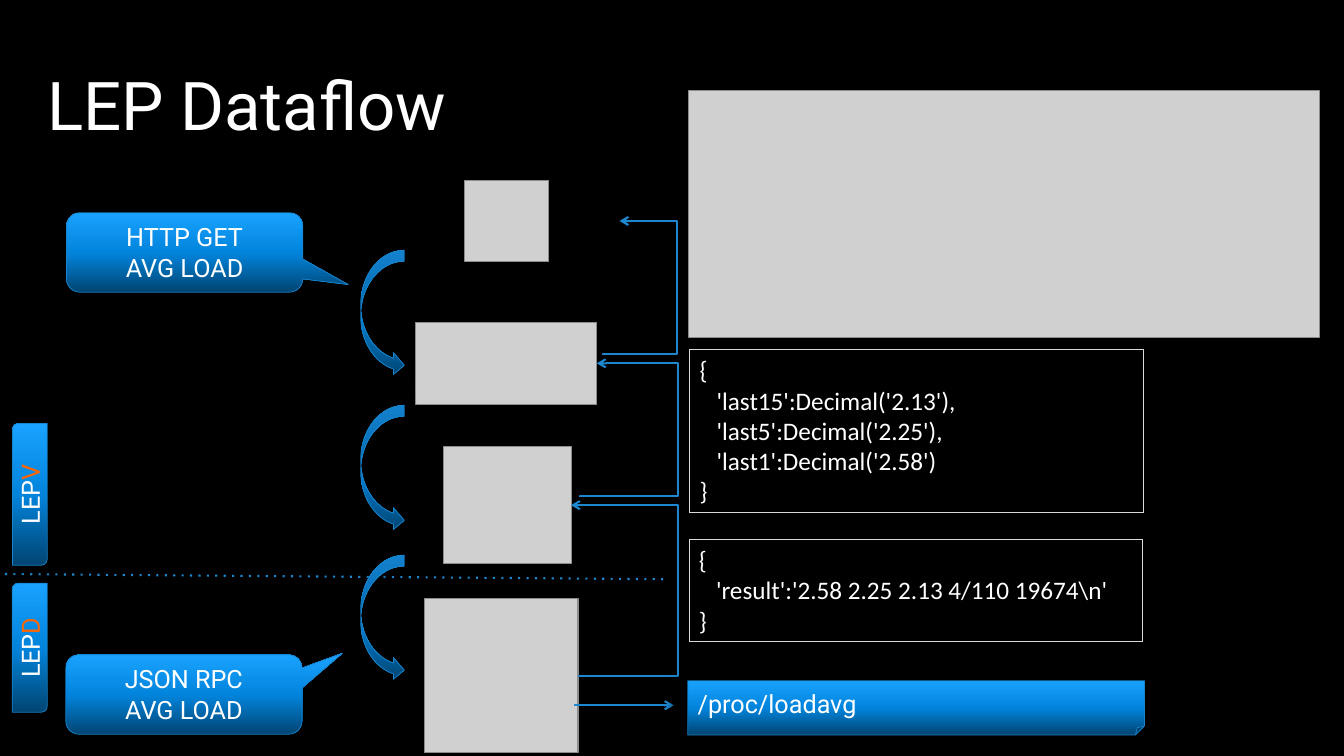
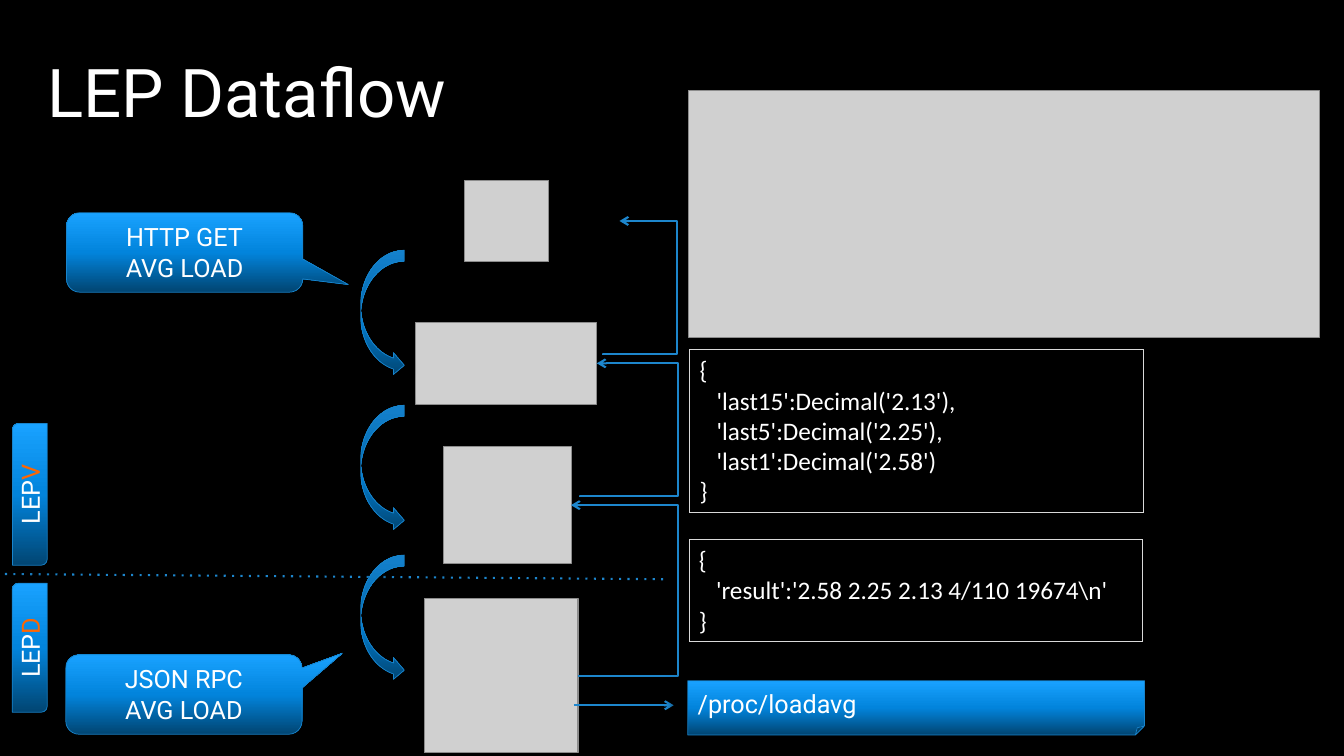
Before and after one commit to linuxep/linuxep, a slide deck: slide 11 of media/LEP-introduction.pptx. Drawn at 1344x756 pixels with LibreOffice and Linux fonts; fonts in the diff are those of the drawing; grey boxes stand for pictures; background and template pictures are left out. Boxes give left, top, right and bottom in pixels: in the first picture for what was removed or moved away, otherwise in the second. Text is boxed around its words. In the diff, an @@ line names an element or a change of style, - is before the commit and + after.

```diff
--- a/media/LEP-introduction.pptx
+++ b/media/LEP-introduction.pptx
@@ title "LEP Dataflow": place and size @@
-title "LEP Dataflow" at <box>47,79,446,131</box>
+title "LEP Dataflow" at <box>47,66,446,118</box>
```
Also in this commit, not shown: 1 other slide changed, 3 other files.
